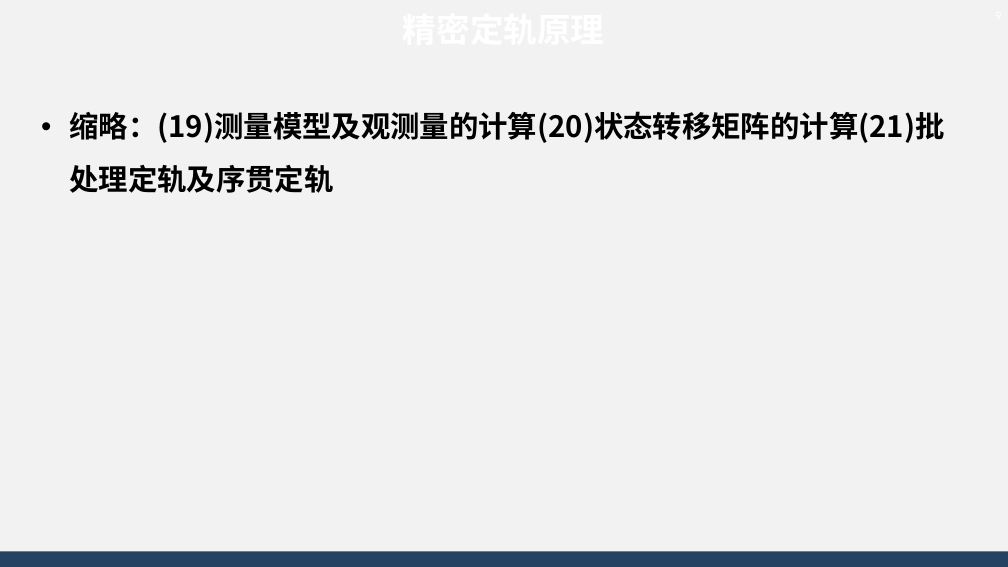
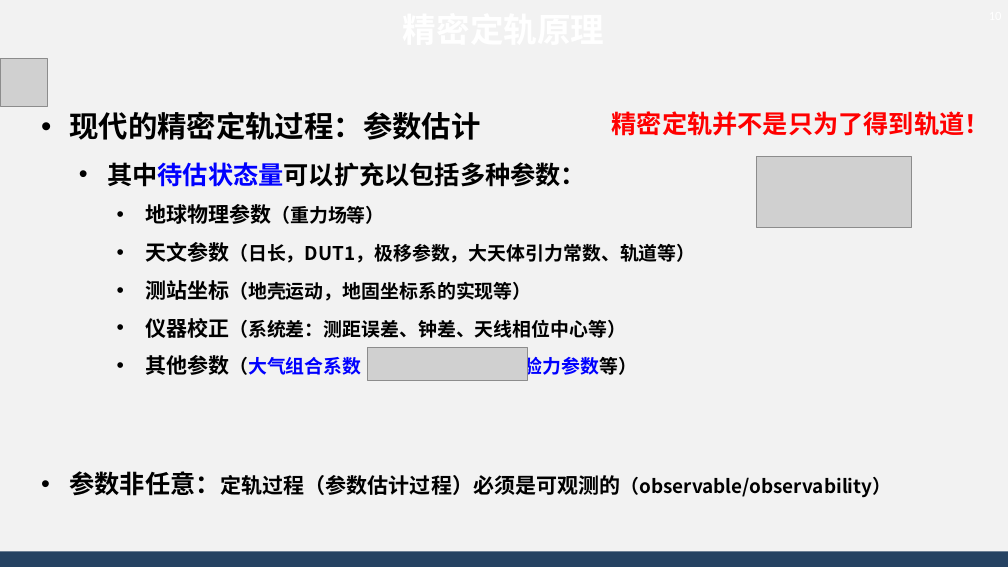
Before and after one commit to AsBackup/DAOSSA, a slide deck: slide 10 of 12 初轨确定和精密定轨原理.pptx (slide 9 before the commit). Drawn at 1008x567 pixels with LibreOffice and Linux fonts; fonts in the diff are those of the drawing; grey boxes stand for pictures; background and template pictures are left out. Boxes give left, top, right and bottom in pixels: in the first picture for what was removed or moved away, otherwise in the second. Text is boxed around its words. In the diff, an @@ line names an element or a change of style, - is before the commit and + after.

```diff
--- a/12 初轨确定和精密定轨原理.pptx
+++ b/12 初轨确定和精密定轨原理.pptx
@@ picture added at bbox=[0, 59, 47, 106] @@
@@ text at bbox=[69, 111, 891, 498]: text changed; size 28 to 18 pt @@
-• 缩略：(19)测量模型及观测量的计算(20)状态转移矩阵的计算(21)批处理定轨及序贯定轨
+• 现代的精密定轨过程：参数估计
+  • 其中待估状态量可以扩充以包括多种参数：
+    • 地球物理参数（重力场等）
+    • 天文参数（日长，DUT1，极移参数，大天体引力常数、轨道等）
+    • 测站坐标（地壳运动，地固坐标系的实现等）
+    • 仪器校正（系统差：测距误差、钟差、天线相位中心等）
+    • 其他参数（大气组合系数 ，经验力参数等）
+• 参数非任意：定轨过程（参数估计过程）必须是可观测的（observable/observability）
@@ text added at bbox=[612, 111, 990, 136], 24 pt, text #FF0000, bold @@
+精密定轨并不是只为了得到轨道！
@@ picture added at bbox=[757, 157, 911, 228] @@
@@ picture added at bbox=[368, 348, 527, 380] @@
```
Also in this commit, not shown: 12 other slides changed, 1 slide added, 3 slides removed, 1 other file.
